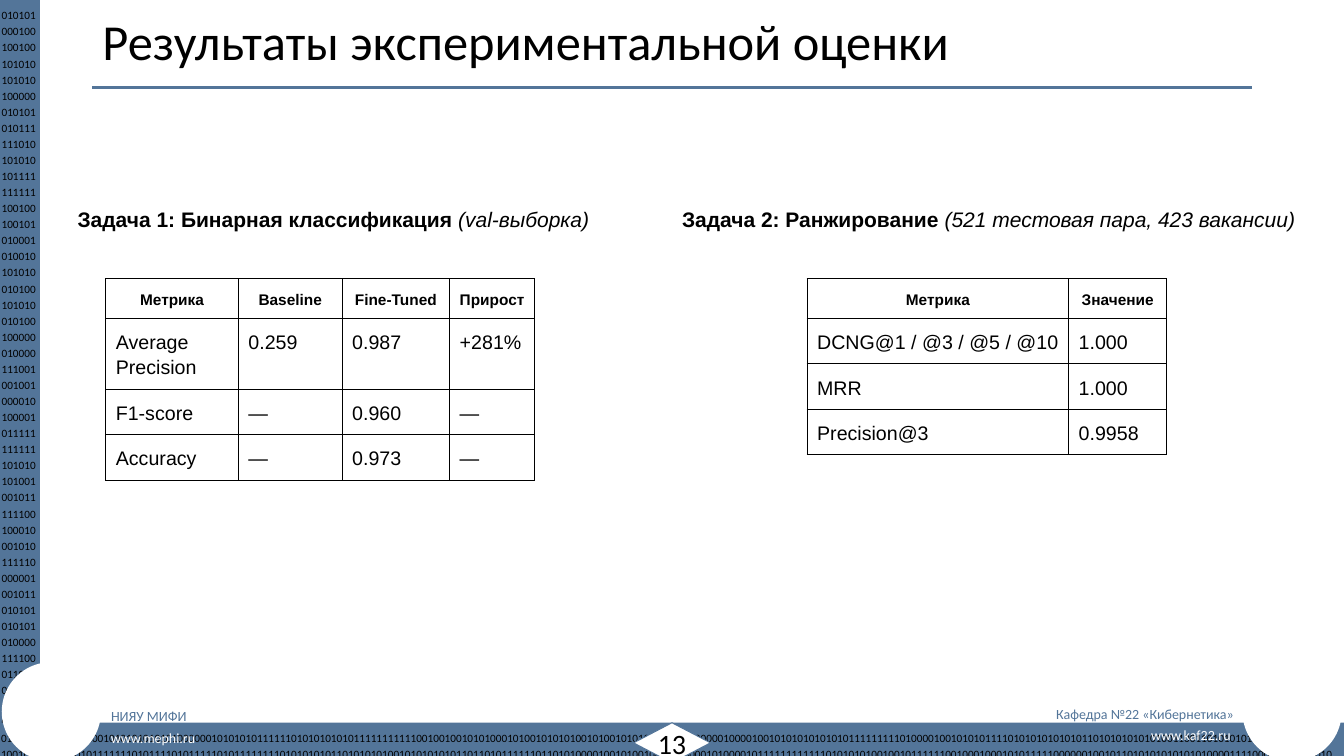
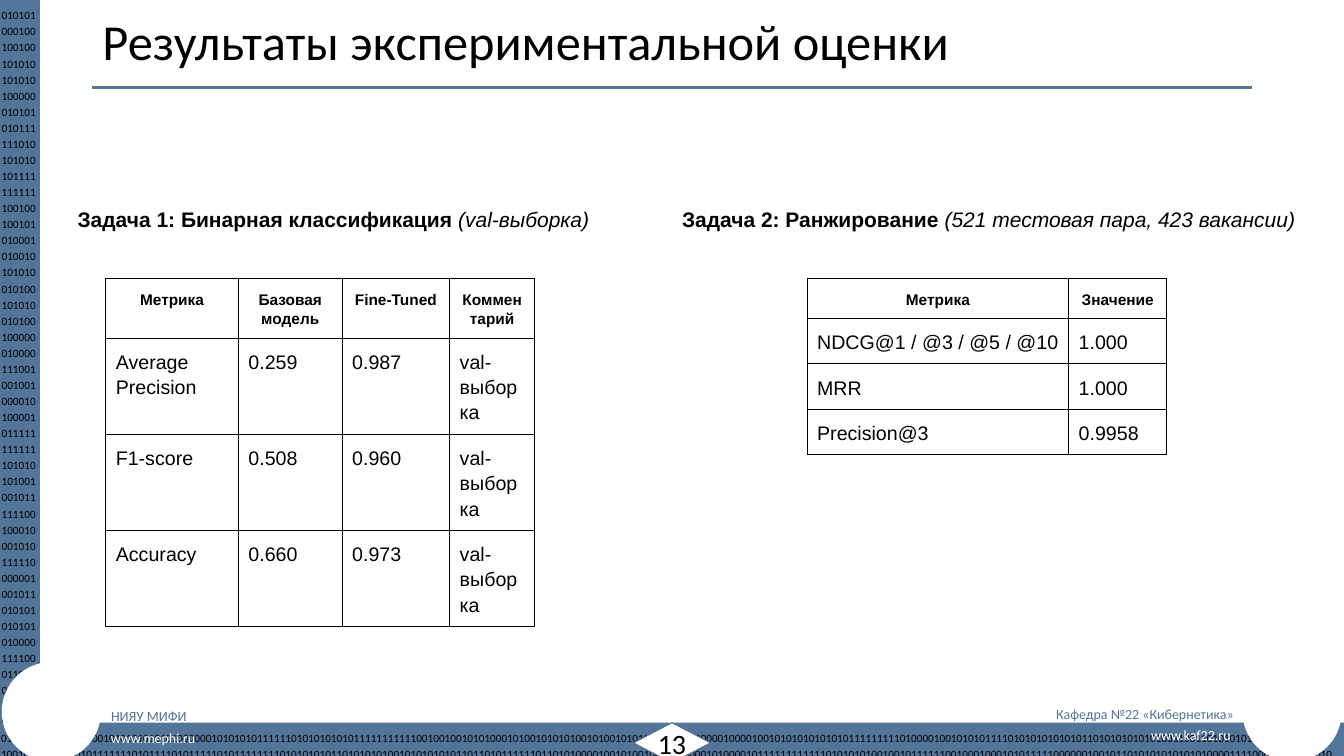
Before and after one commit to ArtiomNosov/master-thesis-repository, a slide deck: slide 13 of vkr/artifacts/М24-534_НосовАИ_презентация_ВКР.pptx. Drawn at 1344x756 pixels with LibreOffice and Linux fonts; fonts in the diff are those of the drawing; background and template pictures are left out. Boxes give left, top, right and bottom in pixels: in the first picture for what was removed or moved away, otherwise in the second. Text is boxed around its words. In the diff, an @@ line names an element or a change of style, - is before the commit and + after.

```diff
--- a/vkr/artifacts/М24-534_НосовАИ_презентация_ВКР.pptx
+++ b/vkr/artifacts/М24-534_НосовАИ_презентация_ВКР.pptx
@@ table at [106,278,535,569] @@
-row 1, column 2: Baseline
+row 1, column 2: Базовая модель
-row 1, column 4: Прирост
+row 1, column 4: Комментарий
-row 2, column 4: +281%
+row 2, column 4: val-выборка
-row 3, column 2: —
+row 3, column 2: 0.508
-row 3, column 4: —
+row 3, column 4: val-выборка
-row 4, column 2: —
+row 4, column 2: 0.660
-row 4, column 4: —
+row 4, column 4: val-выборка
@@ table at [808,278,1168,453] @@
-row 2, column 1: DCNG@1 / @3 / @5 / @10
+row 2, column 1: NDCG@1 / @3 / @5 / @10
```
Also in this commit, not shown: 1 other slide changed, 6 other files.
